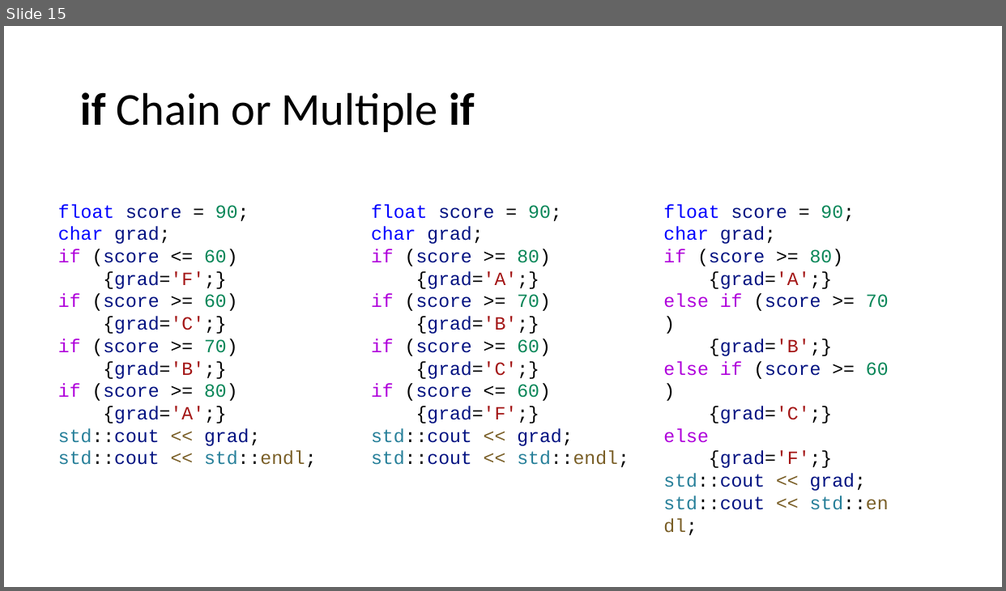
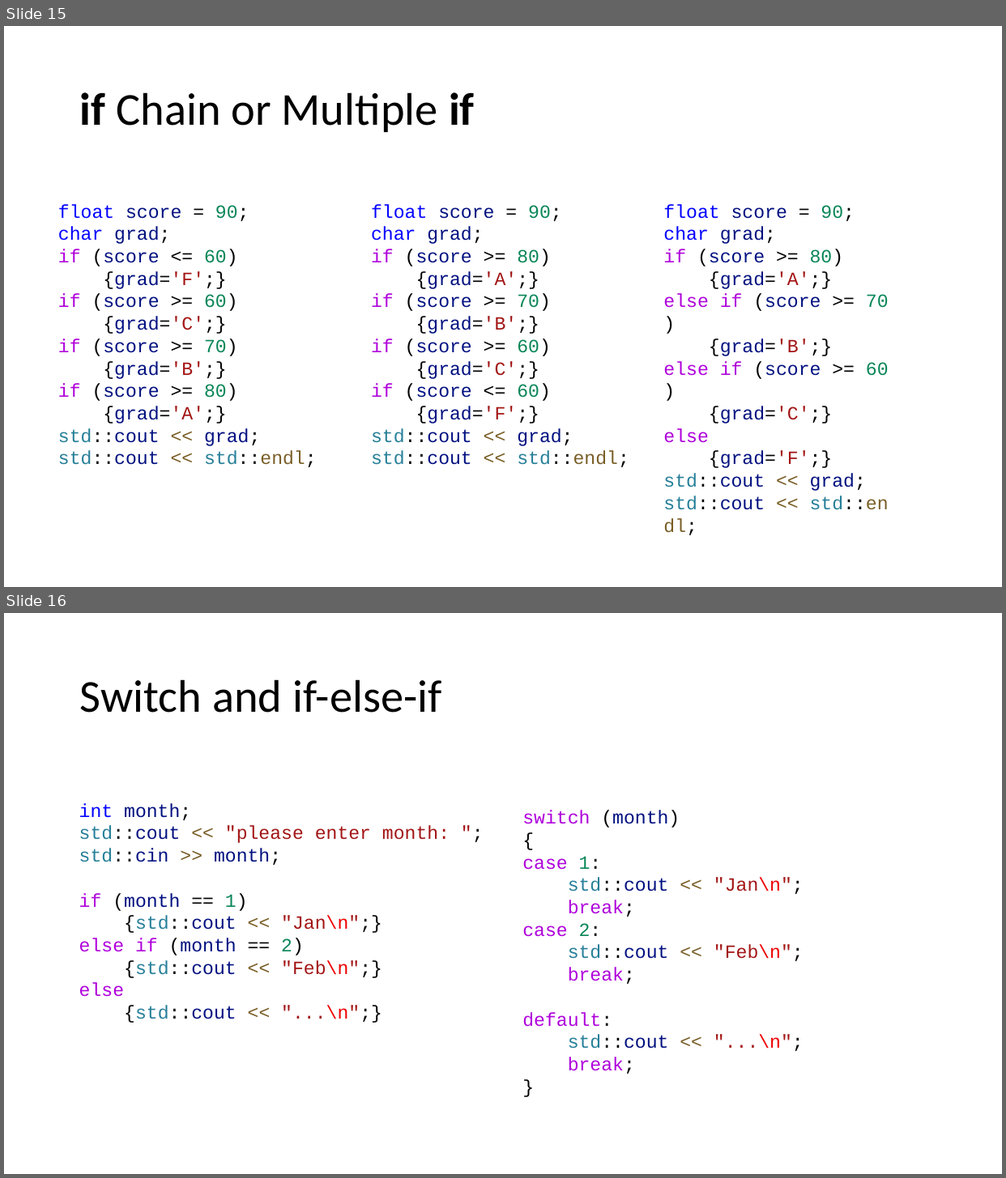
Before and after one commit to CNOCycle/cpp_tutorial, a slide deck: 05-branch/00-branch.pptx. Shown one above the other, each under a label of ours: slide 15 before the commit, slides 15 and 16 after it. The pictures are 1006x591 and 1006x1178 pixels, drawn with LibreOffice and Linux fonts; fonts in the diff are those of the drawing. Boxes give left, top, right and bottom in pixels: in the first picture for what was removed or moved away, otherwise in the second. Text is boxed around its words. In the diff, an @@ line names an element or a change of style, - is before the commit and + after.

```diff
--- a/05-branch/00-branch.pptx
+++ b/05-branch/00-branch.pptx
@@ slide 16 added at box(4, 613, 1002, 1174), background #FFFFFF @@
@@ title added at box(80, 679, 441, 713), 44 pt, text #000000 @@
+Switch and if-else-if
@@ text added at box(79, 803, 450, 1023), 18 pt, text #001080 @@
+int month;
+std::cout << "please enter month: ";
+std::cin >> month;
+if (month == 1)
+{std::cout << "Jan\n";}
+else if (month == 2)
+{std::cout << "Feb\n";}
+else
+{std::cout << "...\n";}
@@ text added at box(522, 810, 803, 1074), 18 pt, text #AF00DB @@
+switch (month)
+{
+case 1:
+std::cout << "Jan\n";
+break;
+case 2:
+std::cout << "Feb\n";
+break;
+default:
+std::cout << "...\n";
+break;
+}
```
Also in this commit, not shown: 2 other slides added, 5 other files.
